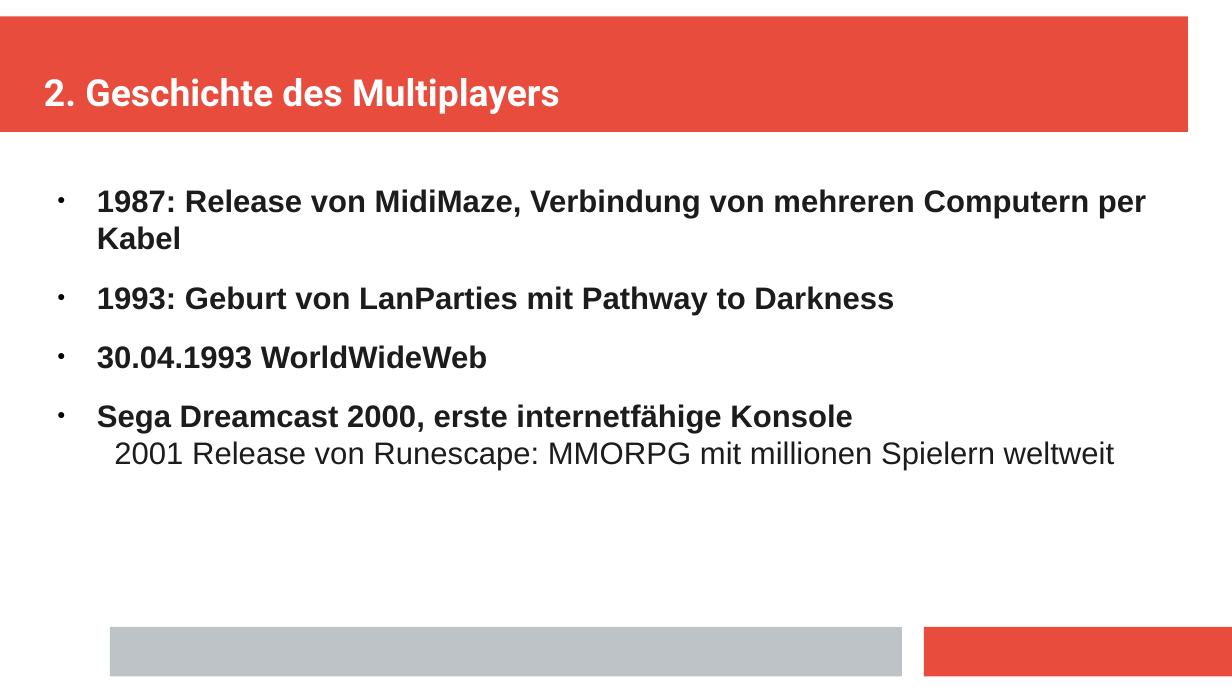
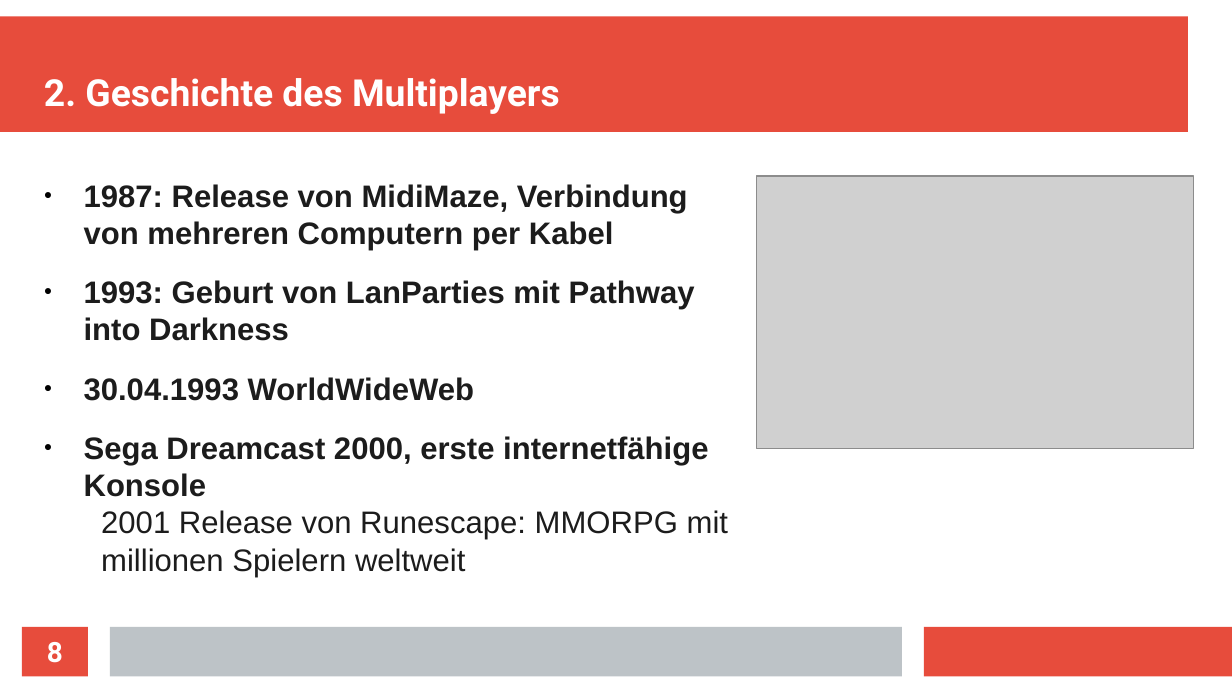
Before and after one commit to Aureumignis/UniStuff, a slide deck: slide 8 of WISE2020/HTiESD/HTiEDS_Praesentation.odp. Drawn at 1232x693 pixels with LibreOffice and Linux fonts; fonts in the diff are those of the drawing; grey boxes stand for pictures. Boxes give left, top, right and bottom in pixels: in the first picture for what was removed or moved away, otherwise in the second. Text is boxed around its words. In the diff, an @@ line names an element or a change of style, - is before the commit and + after.

```diff
--- a/WISE2020/HTiESD/HTiEDS_Praesentation.odp
+++ b/WISE2020/HTiESD/HTiEDS_Praesentation.odp
@@ text "1987: Release von MidiMaze, Verbindung ...": place and size @@
-text "1987: Release von MidiMaze, Verbindung ..." at [97,189,1146,471]
+text "1987: Release von MidiMaze, Verbindung ..." at [84,184,728,577]
@@ picture added at [757,176,1194,448] @@
@@ text at [84,280,695,341]: text changed @@
-● 1993: Geburt von LanParties mit Pathway to Darkness
+● 1993: Geburt von LanParties mit Pathway into Darkness
@@ page number added at [22,627,88,676], fill #E74C3C, 18 pt, text #FFFFFF, bold @@
+8
```
Also in this commit, not shown: 14 other slides changed, 2 slides added, 3 slides removed.
